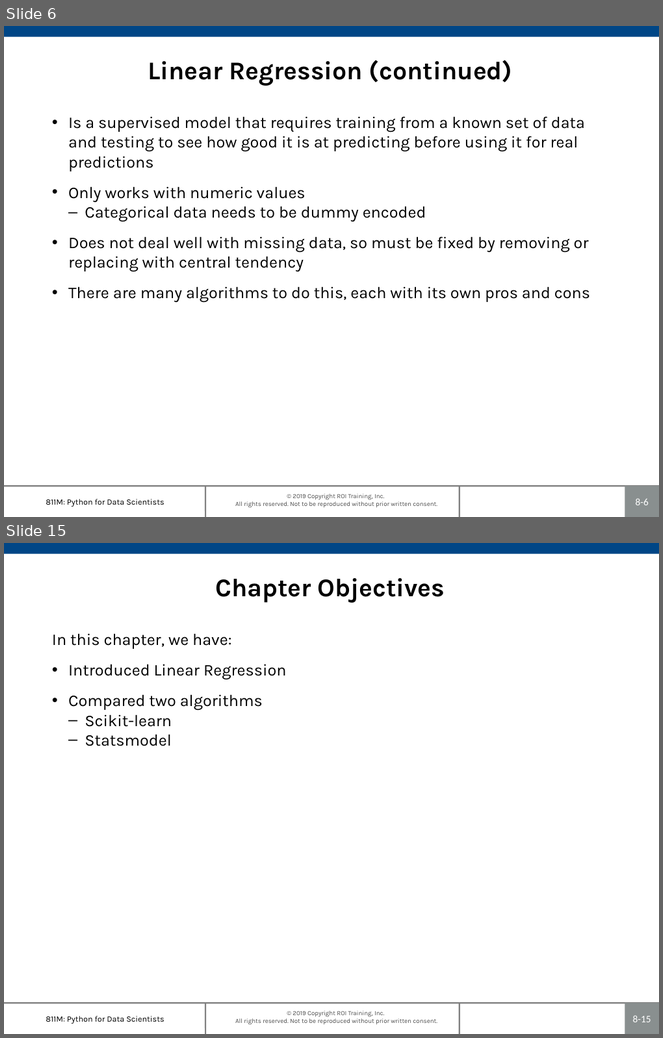
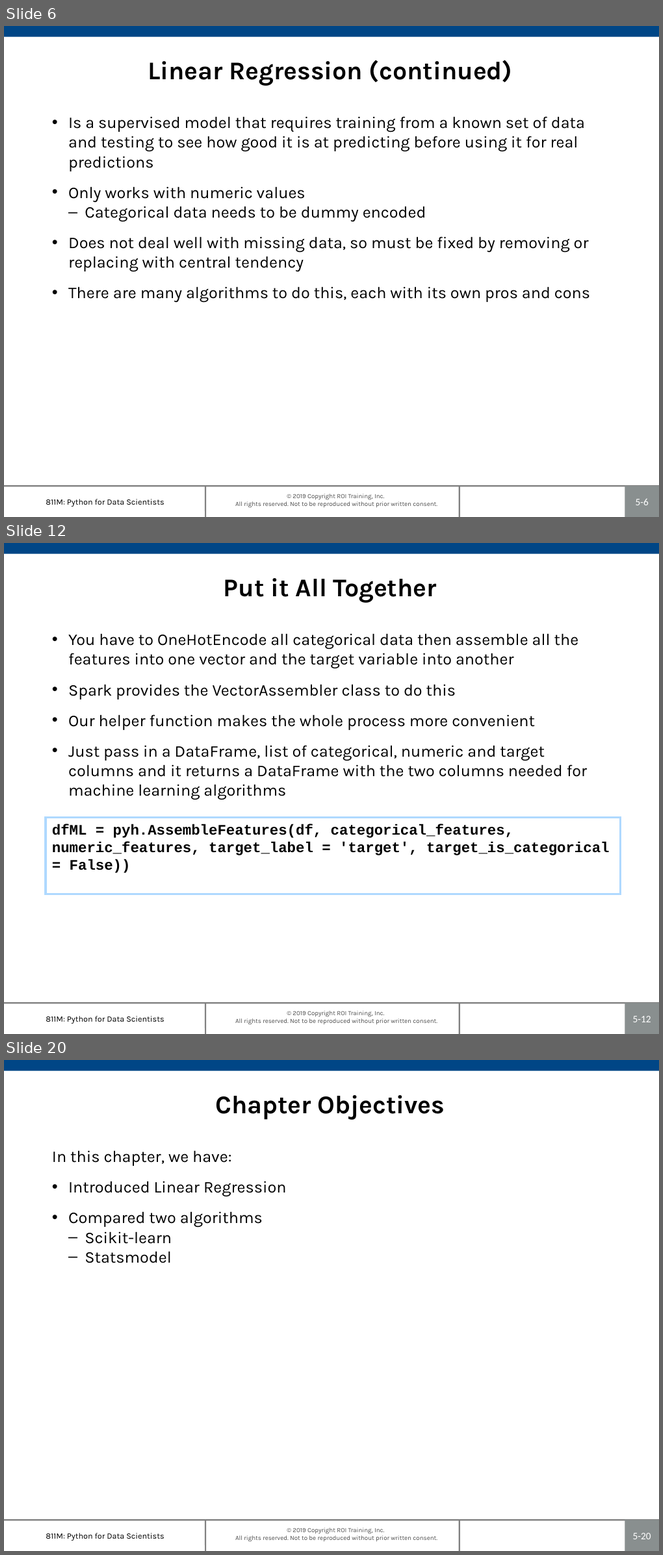
Before and after one commit to roitraining/SparkforDataEngineers, a slide deck: Ch05_RegressionAnalysis.pptx. Shown one above the other, each under a label of ours: slides 6 and 15 before the commit, slides 6, 12 and 20 after it; the slides between them are not shown. The pictures are 663x1038 and 663x1555 pixels, drawn with LibreOffice and Linux fonts; fonts in the diff are those of the drawing; background and template pictures are left out. Boxes give left, top, right and bottom in pixels: in the first picture for what was removed or moved away, otherwise in the second. Text is boxed around its words. In the diff, an @@ line names an element or a change of style, - is before the commit and + after.

```diff
--- a/Ch05_RegressionAnalysis.pptx
+++ b/Ch05_RegressionAnalysis.pptx
@@ slide 12 added at bbox=[4, 543, 659, 1034], background #FFFFFF; not listed: 7 template elements that a slide beside it also shows @@
@@ title added at bbox=[224, 578, 437, 603], 28 pt, text #000000, bold @@
+Put it All Together
@@ text added at bbox=[68, 633, 587, 800], 18 pt, text #000000 @@
+• You have to OneHotEncode all categorical data then assemble all the features into one vector and the target variable into another
+• Spark provides the VectorAssembler class to do this
+• Our helper function makes the whole process more convenient
+• Just pass in a DataFrame, list of categorical, numeric and target columns and it returns a DataFrame with the two columns needed for machine learning algorithms
@@ rectangle added at bbox=[46, 817, 621, 895], outline #AFD9FF 2.25 pt, 16 pt, text #000000, bold @@
+dfML = pyh.AssembleFeatures(df, categorical_features, numeric_features, target_label = 'target', target_is_categorical = False))
@@ page number at bbox=[636, 499, 649, 506]: text changed @@
-8-6
+5-6
@@ what was slide 15 is now slide 20 @@
@@ page number at bbox=[633, 1533, 651, 1540]: text changed @@
-8-15
+5-20
```
Also in this commit, not shown: 7 slides changed, 8 other slides added, 4 slides removed, 24 other files.
